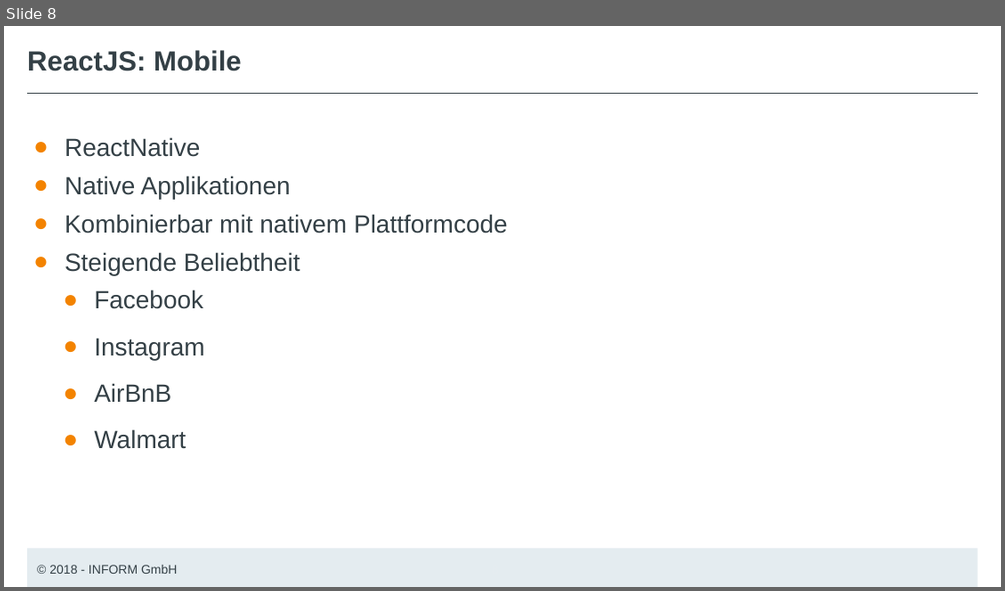
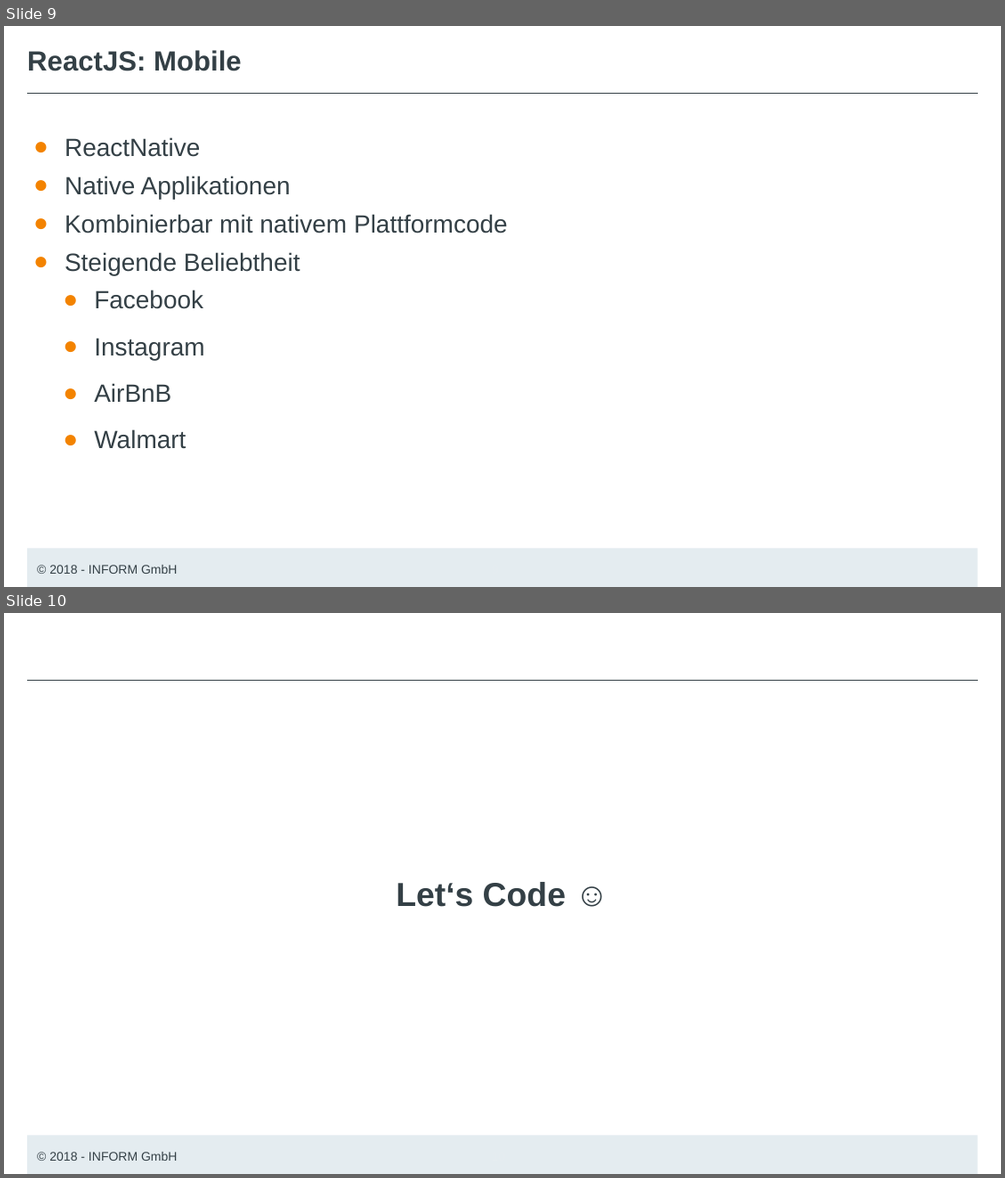
Before and after one commit to finnatinform/tutorial-react, a slide deck: lesson-01-spa/SinglePageApplications.pptx. Shown one above the other, each under a label of ours: slide 8 before the commit, slides 9 and 10 after it. The pictures are 1005x591 and 1005x1178 pixels, drawn with LibreOffice and Linux fonts; fonts in the diff are those of the drawing; background and template pictures are left out. Boxes give left, top, right and bottom in pixels: in the first picture for what was removed or moved away, otherwise in the second. Text is boxed around its words. In the diff, an @@ line names an element or a change of style, - is before the commit and + after.

```diff
--- a/lesson-01-spa/SinglePageApplications.pptx
+++ b/lesson-01-spa/SinglePageApplications.pptx
@@ slide 10 added at (4,613,1001,1174), background #FFFFFF; not listed: 4 template elements that a slide beside it also shows @@
@@ text added at (396,882,566,907), 24 pt, text #344046, bold @@
+Let‘s Code ☺
@@ what was slide 8 is now slide 9 @@
```
Also in this commit, not shown: 1 slide changed, 1 other slide added.
